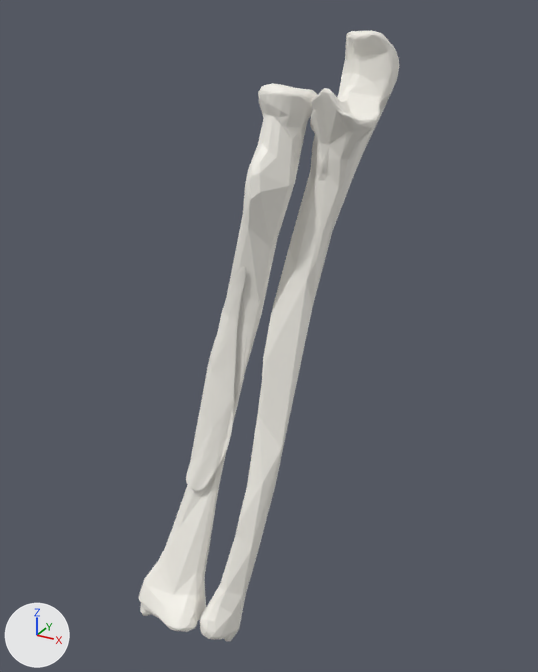
Two versions of the glTF model models/v3-radius-ulna.glb, one commit apart.
The view is the same before and after, from a 50 mm camera at (0.552, -0.95, 0.528) aimed at (0.014, 0.028, 0.04). The lights are fixed; the arrows at lower left show +X, +Y and +Z. The older version comes first.

The first picture shows 'Flexor pollicis longus.o1r#4', 'Radius.r#2', 'Radius.r#3', 'Ulna.r#0', 'Ulna.r#1'.
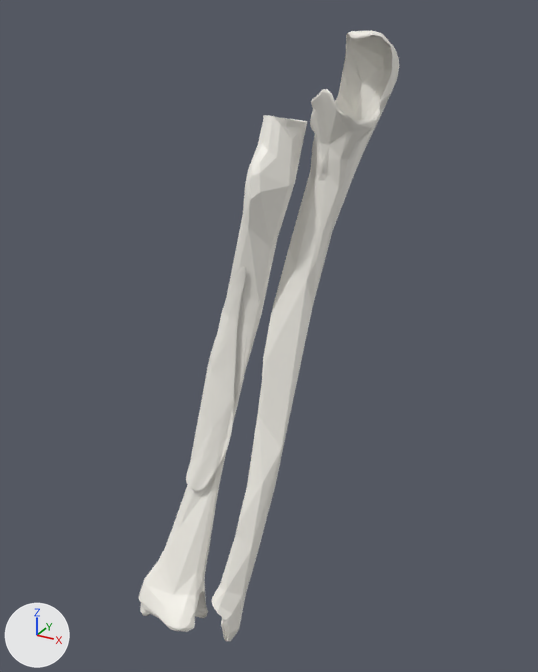
Changed parts and their boxes [x1, y1, x2, y2] in the pictures (538 x 672 px):
'Ulna.r#1', deleted
    before: [200, 34, 393, 640]
'Radius.r#3', deleted
    before: [146, 83, 317, 631]

The change, as a diff of the scene's bpy script:
```diff
--- a/models/v3-radius-ulna.glb.py
+++ b/models/v3-radius-ulna.glb.py
@@ ob_ulna_r_1 @@
-ob_ulna_r_1 = bpy.data.objects.new('Ulna.r#1', me_ulna_r_1)
-ob_ulna_r_1.location = (0.0, 0.0, 0.0)
@@ ob_radius_r_3 @@
-ob_radius_r_3 = bpy.data.objects.new('Radius.r#3', me_radius_r_3)
-ob_radius_r_3.location = (0.0, 0.0, 0.0)
```
